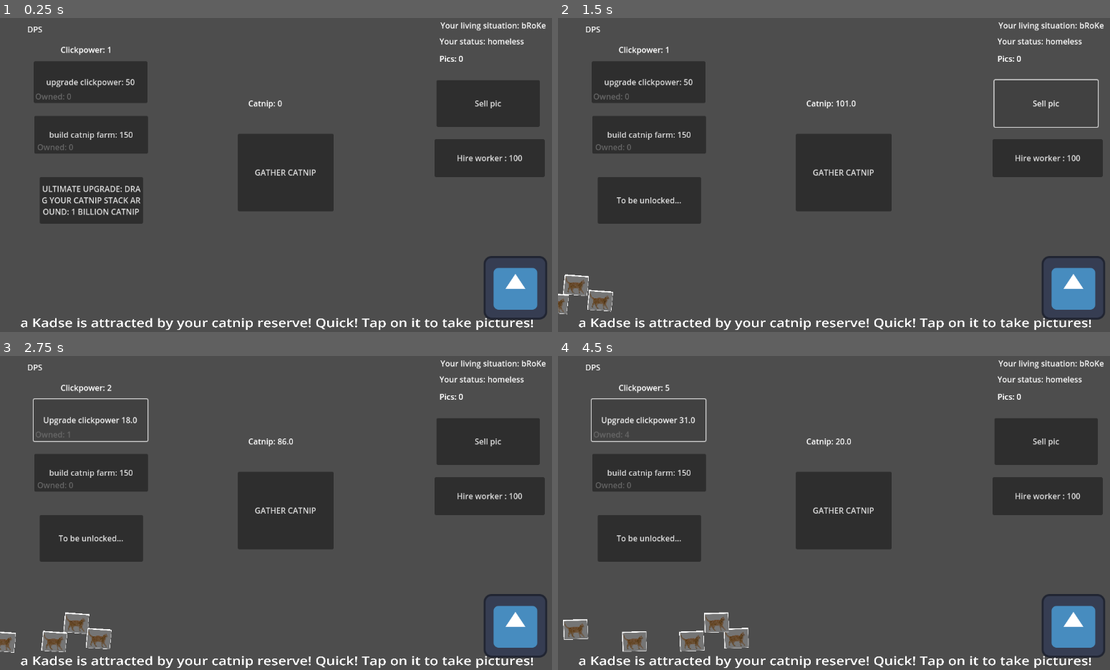
Above: before the commit, frames 1-4 (two rows, left to right).
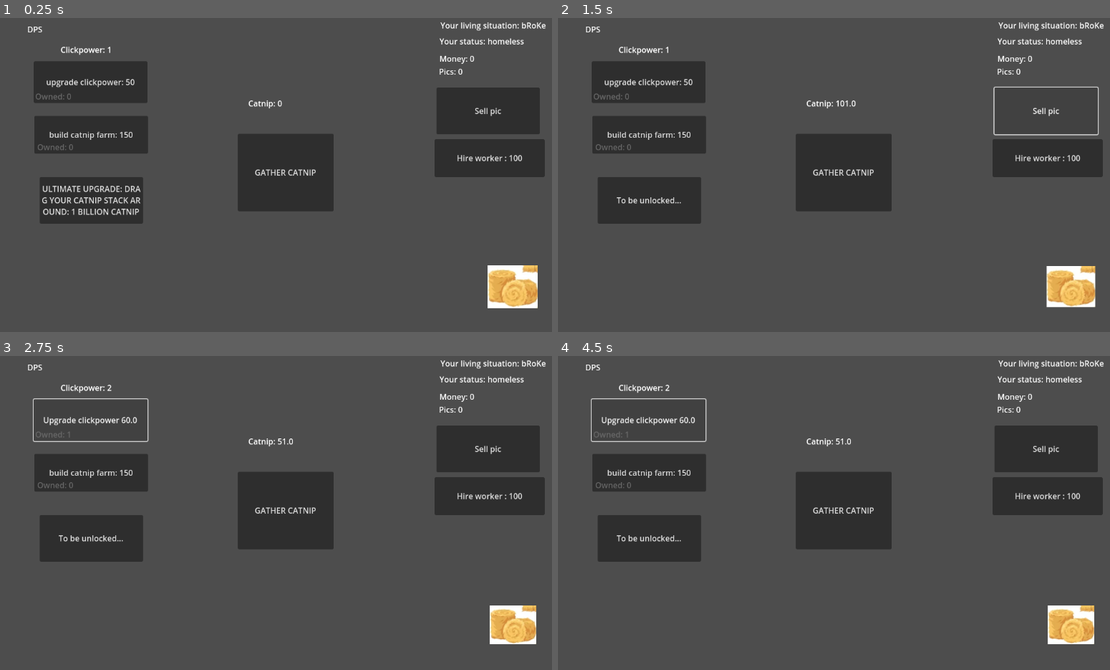
Above: after the commit, the same moments.

Repository: qwwertyz/Catnip-clicker
Game: Godot game, scene res://scenes/main.tscn
Same seed, same stepped clock (60 frames per second), same inputs: the game is played once before the commit and once after it. The engine's default icon, where the game draws it, is replaced by a stand-in: a white triangle on a blue panel in a dark square.
Inputs:
- Up to frame 1 (0.25 s): no input
- Up to frame 2 (1.5 s): click "GATHER CATNIP" at 0.5 s; click "Sell pic" at 1.25 s
- Up to frame 3 (2.75 s): click "upgrade clickpower: 50" at 2 s
- Up to frame 4 (4.5 s): click "Upgrade clickpower 18.0" (after the commit: "Upgrade clickpower 60.0") at 2.75 s; click "Upgrade clickpower 22.0" (after the commit: "Upgrade clickpower 60.0") at 3.5 s; click "Upgrade clickpower 26.0" (after the commit: "Upgrade clickpower 60.0") at 4.25 s

The runs differ from the first frame. In frame 1, 3.7% of the frame differs, in the area x 3-100%, y 11-100%; in frame 2, 3.8%; in frame 3, 4.6%; in frame 4, 5.1%, in the area x 0-100%, y 9-100%.

Commit message:
Commit 7 -fixed all bugs -catnip stack now changes size depending on current catnip amount

Diff:
--- a/catnip-clicker/project.godot
+++ b/catnip-clicker/project.godot
@@ -24,6 +24,11 @@
 
 enabled=PackedStringArray("res://addons/godot_super-wakatime/plugin.cfg")
 
+[layer_names]
+
+2d_physics/layer_1="base"
+2d_physics/layer_2="kitty no collide"
+
 [rendering]
 
 renderer/rendering_method="gl_compatibility"
--- a/catnip-clicker/scenes/kitty.tscn
+++ b/catnip-clicker/scenes/kitty.tscn
@@ -8,7 +8,7 @@
 
 [node name="Kitty" type="CharacterBody2D"]
 scale = Vector2(1.151, 1)
-collision_mask = 0
+collision_layer = 2
 script = ExtResource("1_tqbcw")
 
 [node name="Sprite2D" type="Sprite2D" parent="."]
@@ -21,9 +21,12 @@
 shape = SubResource("CircleShape2D_jyhfs")
 
 [node name="Button" type="Button" parent="."]
-offset_left = -43.4405
-offset_top = -41.0
-offset_right = 113.56
-offset_bottom = 102.0
+modulate = Color(1, 1, 1, 0)
+offset_left = -47.7845
+offset_top = -44.0
+offset_right = 109.216
+offset_bottom = 99.0
+theme_override_colors/icon_hover_pressed_color = Color(0, 0, 0, 0)
+theme_override_colors/icon_hover_color = Color(0, 0, 0, 0)
 
 [connection signal="pressed" from="Button" to="." method="_on_button_pressed"]
--- a/catnip-clicker/scenes/main.tscn
+++ b/catnip-clicker/scenes/main.tscn
@@ -1,10 +1,11 @@
-[gd_scene load_steps=9 format=3 uid="uid://ixr7pgo6m2cb"]
+[gd_scene load_steps=10 format=3 uid="uid://ixr7pgo6m2cb"]
 
 [ext_resource type="Script" uid="uid://bafoo5cr1v5x1" path="res://script/main.gd" id="1_o5qli"]
-[ext_resource type="Texture2D" uid="uid://rsbush3fd7rw" path="res://icon.svg" id="2_0wfyh"]
 [ext_resource type="Script" uid="uid://dil4rfpevhssw" path="res://script/kitty_spawner.gd" id="2_jyhfs"]
 [ext_resource type="Script" uid="uid://du6wrkkju6yd7" path="res://script/game_data.gd" id="2_tbgi4"]
 [ext_resource type="PackedScene" uid="uid://c0x4rkhtlr0nf" path="res://scenes/kitty.tscn" id="4_jyhfs"]
+[ext_resource type="Script" uid="uid://kx64p1ag8oyr" path="res://script/catnip_stack.gd" id="5_tefeu"]
+[ext_resource type="Texture2D" uid="uid://cs3f6v1rqr78a" path="res://images/image (2).png" id="6_tefeu"]
 
 [sub_resource type="StyleBoxEmpty" id="StyleBoxEmpty_0wfyh"]
 
@@ -19,13 +20,15 @@
 clickpower_upgrade_cost = 15
 
 [node name="GameData" type="Node2D" parent="."]
+script = ExtResource("2_tbgi4")
+_pics = 55
+_lifetime_earnings = 100
 
 [node name="Control" type="Control" parent="."]
 layout_mode = 3
 anchors_preset = 0
 offset_right = 40.0
 offset_bottom = 40.0
-script = ExtResource("2_tbgi4")
 
 [node name="ClickButton" type="Button" parent="Control"]
 layout_mode = 0
@@ -87,17 +90,17 @@
 offset_right = 1102.0
 offset_bottom = 131.0
 theme = SubResource("Theme_sugp2")
-text = "Pics: 0"
+text = "Money: 0"
 fit_content = true
 scroll_active = false
 autowrap_mode = 0
 
 [node name="PicsLabel" type="RichTextLabel" parent="Control"]
 layout_mode = 0
-offset_left = 885.0
-offset_top = 86.0
-offset_right = 1102.0
-offset_bottom = 131.0
+offset_left = 884.0
+offset_top = 112.0
+offset_right = 1101.0
+offset_bottom = 157.0
 theme = SubResource("Theme_sugp2")
 text = "Pics: 0"
 fit_content = true
@@ -154,10 +157,10 @@
 [node name="Sell" type="Button" parent="Control"]
 layout_mode = 0
 offset_left = 879.0
-offset_top = 141.0
+offset_top = 156.0
 offset_right = 1087.0
-offset_bottom = 235.0
-tooltip_text = "Sell cat pics online for money!"
+offset_bottom = 250.0
+tooltip_text = "Sell cat pics online for money! 1 pic = 1 bucks"
 text = "Sell pic"
 autowrap_mode = 1
 
@@ -198,13 +201,17 @@
 
 [node name="CatnipStack" type="Area2D" parent="."]
 position = Vector2(1038, 559)
+collision_mask = 2
+script = ExtResource("5_tefeu")
+
+[node name="CatnipStack" type="Sprite2D" parent="CatnipStack"]
+position = Vector2(-5.99997, -2.49999)
+scale = Vector2(1.09375, 1.03906)
+texture = ExtResource("6_tefeu")
 
 [node name="CollisionShape2D" type="CollisionShape2D" parent="CatnipStack"]
-position = Vector2(0, -2)
+position = Vector2(-4, -2)
 shape = SubResource("RectangleShape2D_jyhfs")
-
-[node name="CatnipStack" type="Sprite2D" parent="CatnipStack"]
-texture = ExtResource("2_0wfyh")
 
 [connection signal="pressed" from="Control/ClickButton" to="." method="_on_click_button_pressed"]
 [connection signal="pressed" from="Control/Upgrade1" to="." method="_on_upgrade_1_pressed"]
--- /dev/null
+++ b/catnip-clicker/script/catnip_stack.gd
@@ -0,0 +1,33 @@
+extends Area2D
+
+@export var min_scale: float = 0.7
+@export var max_scale: float = 1.2
+@export var scale_exponent: float = 0.5   # 1 = linear, <1 = faster growth early, >1 = slower growth early
+@export var scale_smooth_factor: float = 0.1
+@export var catnip_max: float = 1000      # maximum reference catnip for scaling
+
+var additionalscale = 0.0:
+	set(value):
+		clampf(additionalscale,0,1)
+
+
+func _ready():
+	GameData.catnip_changed.connect(_on_catnip_changed)
+	# Initialize scale
+	_on_catnip_changed(GameData.catnip)
+
+func _process(delta):
+	# Optional: continuously smooth toward target scale
+	var target_scale = _calculate_scale(GameData.catnip)
+	scale = scale.lerp(Vector2.ONE * target_scale, scale_smooth_factor)
+
+
+func _on_catnip_changed(new_value: float) -> void:
+	var target_scale = _calculate_scale(new_value)
+	scale = scale.lerp(Vector2.ONE * target_scale, scale_smooth_factor)
+
+func _calculate_scale(catnip_amount: float) -> float:
+# Clamp fraction between 0 and 1
+	var fraction = clamp(catnip_amount / catnip_max, 0, 1)
+		# Apply optional non-linear scaling
+	return min_scale + (max_scale - min_scale) * pow(fraction, scale_exponent)
--- a/catnip-clicker/script/game_data.gd
+++ b/catnip-clicker/script/game_data.gd
@@ -9,18 +9,24 @@
 @export var _clickpower: int = 1
 @export var _catnip: int = 100
 @export var _money: int = -50
-@export var _farm_dps: int = 0
+@export var _dps: int = 0
 @export var _pics: int = 0
-@export var _lifetime_earnings: int = 99 # do this so catnip = value doesn't trigger loop endlessly
+@export var _lifetime_earnings: int # do this so catnip = value doesn't trigger loop endlessly
 
-var _farm_amount = 0
+@export var farm_amount = 0
+@export var farm_dps = 2
+@export var farm_upgrade_cost = 150
+@export var clickpower_amount = 0
+@export var clickpower_dps = 1
+@export var clickpower_upgrade_cost = 50
+var catnip_old_amount = 0
 #---------------------definitons----------------
 var catnip = 0:# get is not really needed unless you need to change the logic while accessing it.
 	get:
 		return _catnip
 	set(value):
 		_catnip = value # wait set doesn't automatically change the value??
-		lifetime_earnings += value
+		catnip_old_amount = value
 		catnip_changed.emit(value)#set is void. don't return value
 
 var clickpower = 1:
@@ -32,36 +38,35 @@
 
 var dps = 0:
 	get:
-		return _farm_dps
+		return farm_dps * farm_amount
 	set(value):
 		dps_changed.emit(value)
 
 
 var lifetime_earnings = 99:
 	get:
-		return lifetime_earnings
+		return _lifetime_earnings
 	set(value):
-		lifetime_earnings = max(0, value)
-		lifetime_changed.emit(lifetime_changed)
-
-var farm_amount = 0:
-	get:
-		return _farm_amount * 2
+		_lifetime_earnings = value
+		lifetime_changed.emit(value)
 
 
-#var pics=0:
-	#get: return pics
-	#set(value):
-		#pics = max(0, value)
-		#pics_changed.emit(pics)
-#
-#var money = -50:
-	#get:
-		#return money
-	#set(value):
-		#money_changed.emit(money)
+
+var pics=0:
+	get: return _pics
+	set(value):
+		_pics = value
+		pics_changed.emit(value)
+
+var money = -50:
+	get:
+		return _money
+	set(value):
+		_money = value
+		money_changed.emit(money)
 
 #--------FUNCTIONS---------
 
 func add_catnip(amount):
-	catnip += amount # catnip change autoadd lifetime earnings
+	catnip += amount
+	lifetime_earnings += amount
--- a/catnip-clicker/script/kitty_spawner.gd
+++ b/catnip-clicker/script/kitty_spawner.gd
@@ -7,15 +7,15 @@
 
 func _ready() -> void:
 	pass
-#	Main.lifetime_earnings_changed.connect(on_lifetime_change.bind(Main.lifetime_earnings))
+	GameData.lifetime_changed.connect(on_lifetime_changed)
 #	Main.lifetime_earnings_changed.connect(on_lifetime_change)#is bind necessary
 
-
-func _process(_delta: float) -> void:
+func on_lifetime_changed(value):
+	print(value)
 	if GameData.lifetime_earnings >= certainamt:
 
-		GameData.lifetime_earnings -= certainamt
-		certainamt *= 1.5
+		#GameData.lifetime_earnings -= certainamt
+		certainamt *= 1.75
 		print(str(certainamt) + "is needed for next kitty")
 		var instance = object_to_spawn.instantiate()
 		add_child(instance)
--- a/catnip-clicker/script/main.gd
+++ b/catnip-clicker/script/main.gd
@@ -74,14 +74,14 @@
 	GameData.add_catnip(GameData.clickpower)
 
 func _on_clickpower_upgrade_pressed() -> void:
-	if GameData.catnip >= clickpower_upgrade_cost:
-		GameData.catnip -= clickpower_upgrade_cost
+	if GameData.catnip >= GameData.clickpower_upgrade_cost:
+		GameData.catnip -= GameData.clickpower_upgrade_cost
 		GameData.clickpower += 1
-		clickpower_amount += 1
-		clickpower_upgrade_cost *= 1.2
+		GameData.clickpower_amount += 1
+		GameData.clickpower_upgrade_cost *= 1.2
 
-		clickpower_upgrade.text = "Upgrade clickpower " + str(roundf(clickpower_upgrade_cost))
-		clickpower_amount_label.text = "Owned: " + str(clickpower_amount)
+		clickpower_upgrade.text = "Upgrade clickpower " + str(roundf(GameData.clickpower_upgrade_cost))
+		clickpower_amount_label.text = "Owned: " + str(GameData.clickpower_amount)
 
 
 func _on_upgrade_1_pressed() -> void:
@@ -93,13 +93,10 @@
 		dps_label.text = "Dps: "+str(GameData.dps)
 		upgrade_1.text = "Upgrade 1 cost: " + str(roundf(upgrade1_cost))
 
-#func _on_sell_pressed() -> void:
-	#if GameData.pics >= GameData.clickpower:
-		#GameData.pics -= GameData.clickpower
-		#money += GameData.clickpower
-		#pics_label.text = "Pics: " + str(roundf(GameData.pics))
-		#
-
+func _on_sell_pressed() -> void:
+	if GameData.pics >= 1:
+		GameData.pics -= 1
+		GameData.money += 1
 #
 func _on_catnip_farm_pressed() -> void:
 	if GameData.catnip >= farm_cost:
Binary file added: catnip-clicker/images/image (2).png
Not shown, added: catnip-clicker/images/image (2).png.import
Not shown, added: catnip-clicker/script/catnip_stack.gd.uid
Not shown, added: catnip-clicker/export/2.zip
Not shown, changed: catnip-clicker/export/index.html
Not shown, changed: catnip-clicker/export/index.pck
